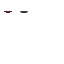
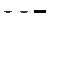
Two versions of the same layered image (64 x 64). Layer-by-layer changes:
painted on "Background" over [34, 10, 46, 13]
